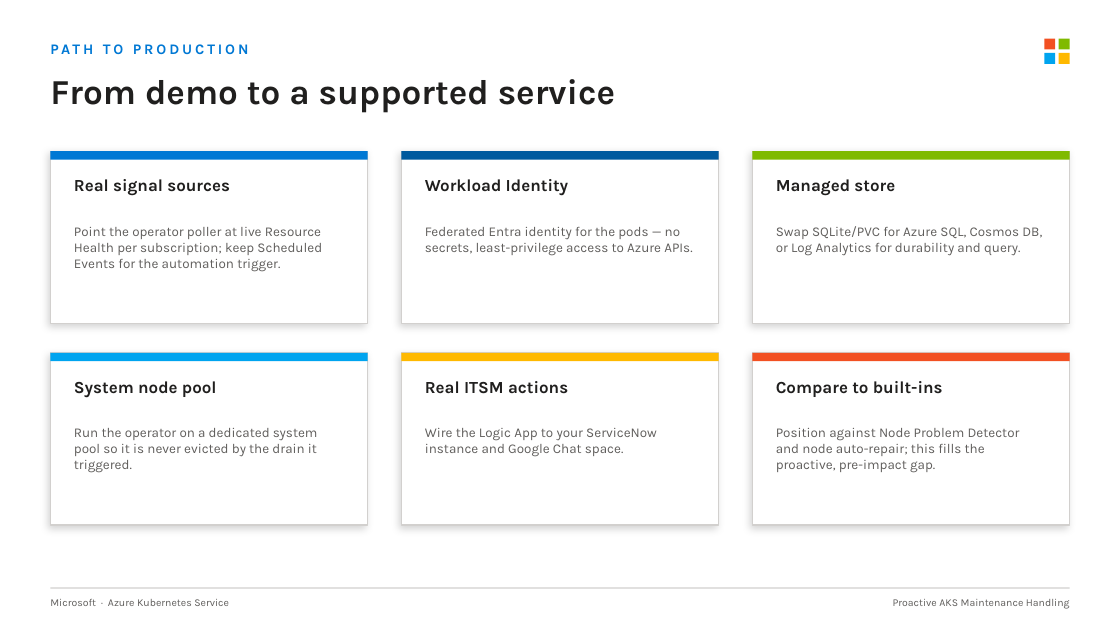
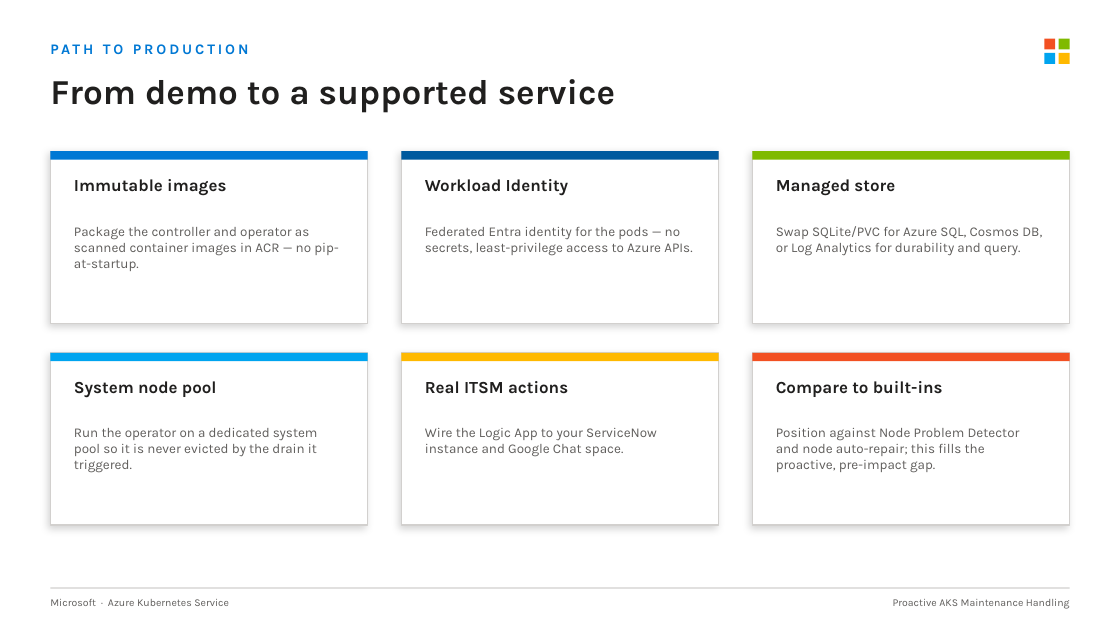
Before and after one commit to bbabcock1990/AKS-IMDS-Resource-Health-Node-Awareness-Demo, a slide deck: slide 14 of AKS-Maintenance-Handling.pptx. Drawn at 1120x630 pixels with LibreOffice and Linux fonts; fonts in the diff are those of the drawing. Boxes give left, top, right and bottom in pixels: in the first picture for what was removed or moved away, otherwise in the second. Text is boxed around its words. In the diff, an @@ line names an element or a change of style, - is before the commit and + after.

```diff
--- a/AKS-Maintenance-Handling.pptx
+++ b/AKS-Maintenance-Handling.pptx
@@ text at bbox=[74, 179, 226, 196]: text changed @@
-Real signal sources
+Immutable images
@@ text at bbox=[74, 227, 338, 271]: text changed @@
-Point the operator poller at live Resource Health per subscription; keep Scheduled Events for the automation trigger.
+Package the controller and operator as scanned container images in ACR — no pip-at-startup.
```
Also in this commit, not shown: 7 other slides changed, 10 other files.
